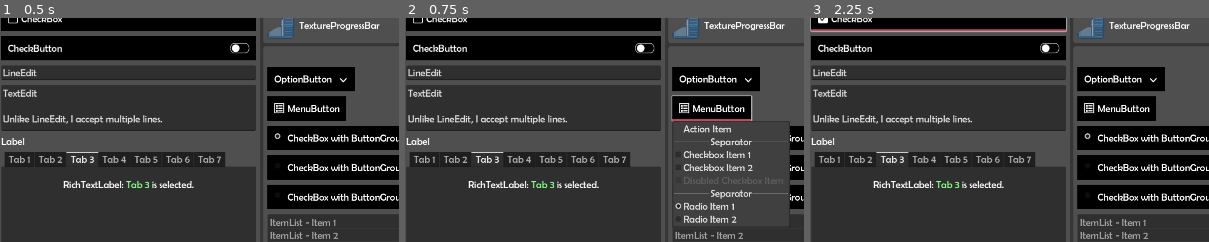
Above: before the commit, frames 1-3 (left to right).
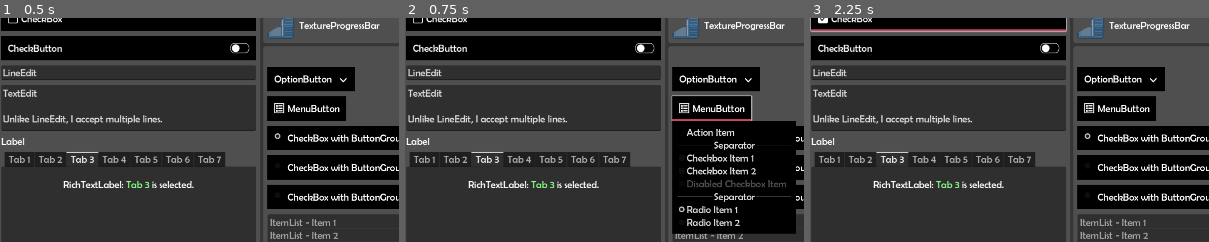
Above: after the commit, the same moments.

Repository: ottoworld/ow-godot-game-themes
Game: Godot game, scene res://scenes/control_gallery.tscn
Two runs of this game, one before a commit and one after it. Both use one fixed random seed, a clock stepped at 60 frames per second and the inputs below.
Inputs:
- Up to frame 1 (0.5 s): no input
- Up to frame 2 (0.75 s): click "MenuButton" at 0.5 s
- Up to frame 3 (2.25 s): click "Button" at 1.25 s; click "CheckBox" at 2 s
The pictures show only the part of the screen within x 1-51%, y 22-72%; the shares and areas given below are measured in that part.

Frame 1 is identical in both runs. In frame 2, 15% of the frame differs, in the area x 66-98%, y 45-97%; in frame 3, nothing differs.

Commit message:
start PopupMenu styling

Diff:
--- a/themes/generated/ow_pro_dark.tres
+++ b/themes/generated/ow_pro_dark.tres
@@ -167,6 +167,22 @@
 
 [sub_resource type="StyleBoxFlat" id="StyleBoxFlat_52sdw"]
 bg_color = Color(0.0238824, 0.07, 0.0653333, 1)
+border_width_left = 12
+border_width_top = 12
+border_width_right = 12
+border_width_bottom = 12
+border_color = Color(1, 1, 1, 1)
+expand_margin_left = 12.0
+expand_margin_top = 12.0
+expand_margin_right = 12.0
+expand_margin_bottom = 12.0
+shadow_color = Color(0.8, 0.8, 0.8, 1)
+
+[sub_resource type="StyleBoxFlat" id="StyleBoxFlat_odbt4"]
+bg_color = Color(1, 0.411765, 0.705882, 1)
+
+[sub_resource type="StyleBoxFlat" id="StyleBoxFlat_lxscf"]
+bg_color = Color(0, 0, 0, 1)
 border_width_left = 12
 border_width_top = 12
 border_width_right = 12
@@ -248,4 +264,6 @@
 OptionButton/styles/pressed = SubResource("StyleBoxFlat_c256w")
 Panel/styles/panel = SubResource("StyleBoxFlat_u7xjh")
 PanelContainer/styles/panel = SubResource("StyleBoxFlat_52sdw")
+PopupMenu/styles/hover = SubResource("StyleBoxFlat_odbt4")
+PopupMenu/styles/panel = SubResource("StyleBoxFlat_lxscf")
 VBoxContainer/constants/separation = 12
--- a/themes/generated/ow_pro_light.tres
+++ b/themes/generated/ow_pro_light.tres
@@ -167,6 +167,22 @@
 
 [sub_resource type="StyleBoxFlat" id="StyleBoxFlat_1ik7j"]
 bg_color = Color(0.170588, 0.5, 0.466667, 1)
+border_width_left = 12
+border_width_top = 12
+border_width_right = 12
+border_width_bottom = 12
+border_color = Color(0, 0, 0, 1)
+expand_margin_left = 12.0
+expand_margin_top = 12.0
+expand_margin_right = 12.0
+expand_margin_bottom = 12.0
+shadow_color = Color(1, 0.472941, 0.595294, 1)
+
+[sub_resource type="StyleBoxFlat" id="StyleBoxFlat_py72j"]
+bg_color = Color(1, 0.411765, 0.705882, 1)
+
+[sub_resource type="StyleBoxFlat" id="StyleBoxFlat_hkvuf"]
+bg_color = Color(1, 1, 1, 1)
 border_width_left = 12
 border_width_top = 12
 border_width_right = 12
@@ -248,4 +264,6 @@
 OptionButton/styles/pressed = SubResource("StyleBoxFlat_0pylj")
 Panel/styles/panel = SubResource("StyleBoxFlat_3m8uk")
 PanelContainer/styles/panel = SubResource("StyleBoxFlat_1ik7j")
+PopupMenu/styles/hover = SubResource("StyleBoxFlat_py72j")
+PopupMenu/styles/panel = SubResource("StyleBoxFlat_hkvuf")
 VBoxContainer/constants/separation = 12
--- a/themes/theme_ow_pro.gd
+++ b/themes/theme_ow_pro.gd
@@ -148,22 +148,6 @@
 		unchecked_disabled = ResourceLoader.load("res://images/ButtonCheckbox_unchecked_black.png"),
 	})
 
-	define_style("MenuButton", {
-		font_color = default_font_color,
-		font_disabled_color = default_font_color,
-		font_focus_color = default_font_color,
-		font_hover_color = default_font_color,
-		font_hover_pressed_color = default_font_color,
-		font_outline_color = default_font_color,
-		font_pressed_color = default_font_color,
-		pressed = inherit(styles.Button.pressed, {
-			bg_color = theme_background,
-		}),
-		hover_pressed = inherit(styles.Button.hover_pressed, {
-			bg_color = theme_background,
-		}),
-	})
-
 	define_style("OptionButton", {
 		arrow = ResourceLoader.load("res://images/OptionButton_white_low.png"),
 		arrow_margin = button_content_margin_h,
@@ -222,6 +206,32 @@
 		font_pressed_color = debug_color,
 	})
 
+	define_style("MenuButton", {
+		font_color = default_font_color,
+		font_disabled_color = default_font_color,
+		font_focus_color = default_font_color,
+		font_hover_color = default_font_color,
+		font_hover_pressed_color = default_font_color,
+		font_outline_color = default_font_color,
+		font_pressed_color = default_font_color,
+		pressed = inherit(styles.Button.pressed, {
+			bg_color = theme_background,
+		}),
+		hover_pressed = inherit(styles.Button.hover_pressed, {
+			bg_color = theme_background,
+		}),
+	})
+
+	define_style("PopupMenu", {
+		hover = stylebox_flat({
+			bg_color = debug_color,
+		}),
+
+		panel = inherit(default_style, {
+
+		})
+	})
+
 	define_style("PanelContainer", {
 		panel = inherit(default_style, {
 			bg_color = panel_background_color,
Not shown: 1 places in themes/generated/ow_pro_dark.tres that only renumber resources
Not shown: 1 places in themes/generated/ow_pro_light.tres that only renumber resources
